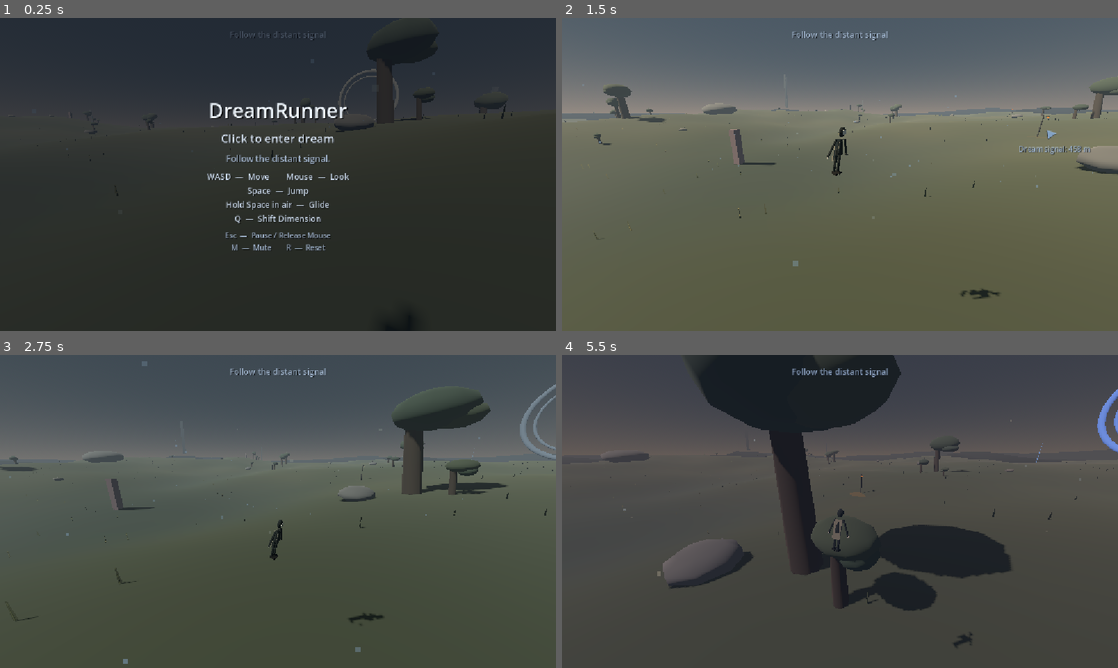
Above: before the commit, frames 1-4 (two rows, left to right).
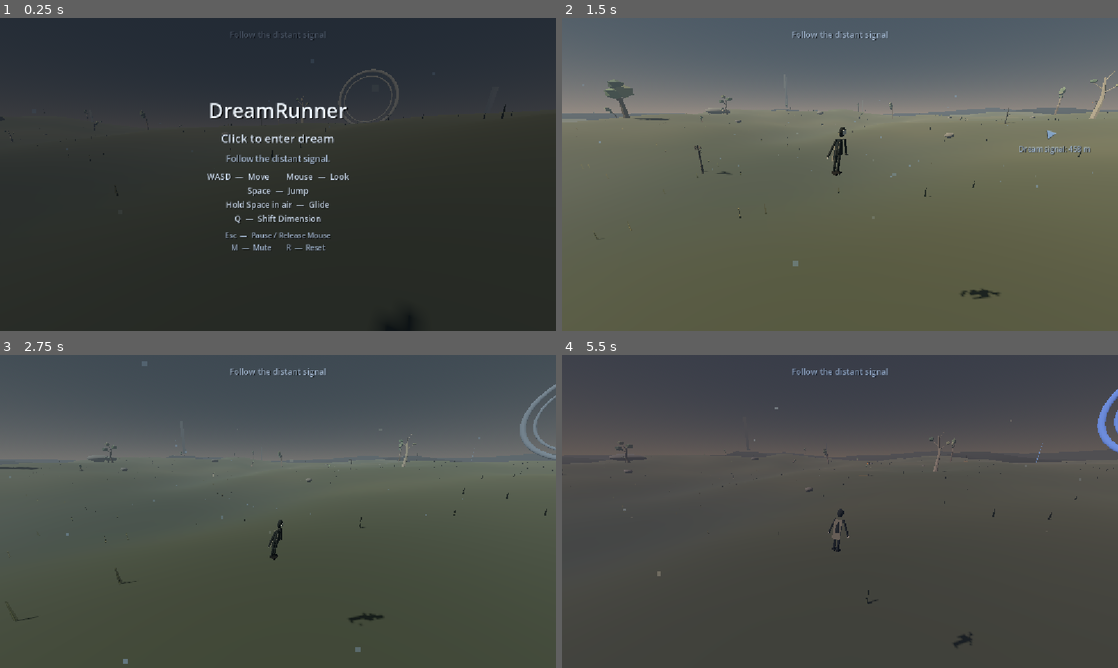
Above: after the commit, the same moments.

Repository: nimanimanima-rgb/DreamRunner
Game: Godot game, scene res://scenes/Game.tscn
Same seed, same stepped clock (60 frames per second), same inputs: the game is played once before the commit and once after it.
Inputs (mouse positions are in pixels of both pictures, inside the frame that each line leads up to):
- Up to frame 1 (0.25 s): no input
- Up to frame 2 (1.5 s): tap Enter at 0.5 s; move the mouse to (962, 158) at 0.52 s; hold D (move_right) 0.53-1.28 s; hold Q (shift_dimension) 0.53-1.28 s; click (962, 158) at 0.67 s; tap Space (jump) at 0.77 s; move the mouse to (812, 174) at 1.27 s; hold W (move_forward) from 1.28 s (still down); tap M at 1.35 s
- Up to frame 3 (2.75 s): keep holding W (move_forward); tap Space (jump) at 1.52 s; move the mouse to (289, 505) at 2.02 s; hold Q (shift_dimension) from 2.03 s (still down)
- Up to frame 4 (5.5 s): keep holding W (move_forward); move the mouse to (834, 517) at 2.77 s; release Q (shift_dimension) at 2.78 s; tap M at 2.85, 4.35 s; click (834, 517) at 2.92 s; tap Space (jump) at 3.02, 3.77, 4.52 s; move the mouse to (878, 514) at 3.52 s; hold Q (shift_dimension) 3.53-4.28 s; move the mouse to (795, 508) at 4.27 s; move the mouse to (845, 511) at 5.02 s; hold Q (shift_dimension) from 5.03 s (still down); click (845, 511) at 5.17 s

The runs differ from the first frame. In frame 1, 0.4% of the frame differs, in the area x 0-91%, y 13-38%; in frame 2, 1.6%; in frame 3, 3.1%; in frame 4, 16%, in the area x 0-82%, y 0-82%.

Commit message:
Add custom low-poly tree kit

Diff:
--- a/scripts/terrain_chunk_manager.gd
+++ b/scripts/terrain_chunk_manager.gd
@@ -87,6 +87,13 @@
 @export_range(0.25, 0.6, 0.01) var large_tree_height_ratio: float = 0.42
 @export_range(0.05, 0.6, 0.01) var giant_tree_chance: float = 0.25
 @export_range(0.0, 0.5, 0.01) var world_tree_chance: float = 0.18
+
+@export_group("Custom Tree Kit")
+@export_file("*.glb") var custom_tree_kit_path: String = (
+	"res://assets/models/trees/dream_tree_kit_01.glb"
+)
+@export_range(0.5, 2.0, 0.05) var custom_tree_scale_multiplier: float = 1.0
+@export_range(0.0, 0.2, 0.01) var custom_tree_scale_variation: float = 0.08
 
 @export_group("Stone Scale Tuning")
 @export_range(40.0, 120.0, 5.0) var min_pillar_height: float = 80.0
@@ -172,6 +179,17 @@
 var giant_pillar_shape: BoxShape3D
 var giant_monolith_shape: BoxShape3D
 
+const CUSTOM_TREE_VARIANT_NAMES: PackedStringArray = [
+	"DRT_Windswept_01_ROOT",
+	"DRT_TallThin_01_ROOT",
+	"DRT_Crooked_01_ROOT",
+	"DRT_DeadSparse_01_ROOT",
+	"DRT_SmallBushy_01_ROOT",
+]
+const PRIMITIVE_TREE_REFERENCE_HEIGHT: float = 5.7
+var custom_tree_kit_template: Node3D
+var custom_tree_variants: Array[Dictionary] = []
+
 var chunk_prop_counts: Dictionary = {}
 var chunk_giant_counts: Dictionary = {}
 var active_prop_count: int = 0
@@ -202,6 +220,12 @@
 
 	animation_time += delta
 	animate_world_life()
+
+
+func _exit_tree() -> void:
+	if custom_tree_kit_template != null:
+		custom_tree_kit_template.free()
+		custom_tree_kit_template = null
 
 
 func create_shared_resources() -> void:
@@ -370,6 +394,67 @@
 
 	giant_monolith_shape = BoxShape3D.new()
 	giant_monolith_shape.size = Vector3(14.0, 90.0, 9.0)
+	load_custom_tree_kit()
+
+
+func load_custom_tree_kit() -> void:
+	custom_tree_variants.clear()
+	if not ResourceLoader.exists(custom_tree_kit_path, "PackedScene"):
+		push_warning("Custom tree kit is unavailable; using primitive trees.")
+		return
+	var tree_kit_scene := ResourceLoader.load(custom_tree_kit_path, "PackedScene") as PackedScene
+	if tree_kit_scene == null:
+		push_warning("Custom tree kit did not load as a PackedScene; using primitive trees.")
+		return
+	custom_tree_kit_template = tree_kit_scene.instantiate() as Node3D
+	if custom_tree_kit_template == null:
+		push_warning("Custom tree kit root is not a Node3D; using primitive trees.")
+		return
+
+	for variant_name in CUSTOM_TREE_VARIANT_NAMES:
+		var variant := custom_tree_kit_template.find_child(variant_name, true, false) as Node3D
+		if variant == null:
+			custom_tree_variants.clear()
+			custom_tree_kit_template.free()
+			custom_tree_kit_template = null
+			push_warning("Custom tree variant %s is missing; using primitive trees." % variant_name)
+			return
+		var bounds := get_tree_variant_vertical_bounds(variant)
+		custom_tree_variants.append({
+			"template": variant,
+			"minimum_y": bounds.x,
+			"height": maxf(bounds.y - bounds.x, 0.01),
+		})
+
+
+func get_tree_variant_vertical_bounds(root: Node3D) -> Vector2:
+	var minimum_y := INF
+	var maximum_y := -INF
+	var pending: Array[Dictionary] = [{
+		"node": root,
+		"transform": Transform3D.IDENTITY,
+	}]
+	while not pending.is_empty():
+		var entry: Dictionary = pending.pop_back()
+		var current := entry["node"] as Node3D
+		var relative_transform: Transform3D = entry["transform"]
+		if current is MeshInstance3D:
+			var mesh_instance := current as MeshInstance3D
+			var mesh_bounds := mesh_instance.get_aabb()
+			for endpoint_index in range(8):
+				var point := relative_transform * mesh_bounds.get_endpoint(endpoint_index)
+				minimum_y = minf(minimum_y, point.y)
+				maximum_y = maxf(maximum_y, point.y)
+		for child in current.get_children():
+			var child_3d := child as Node3D
+			if child_3d != null:
+				pending.append({
+					"node": child_3d,
+					"transform": relative_transform * child_3d.transform,
+				})
+	if not is_finite(minimum_y) or not is_finite(maximum_y):
+		return Vector2(0.0, PRIMITIVE_TREE_REFERENCE_HEIGHT)
+	return Vector2(minimum_y, maximum_y)
 
 
 func create_grass_material(color: Color) -> StandardMaterial3D:
@@ -1777,7 +1862,53 @@
 	# keeps individual trees from becoming stamped copies.
 	tree.rotation.y = random.randf_range(-0.2, 0.2)
 	tree.scale = Vector3.ONE * tree_scale
-
+	var using_custom_tree := create_custom_tree_visual(tree, random)
+	if not using_custom_tree:
+		create_primitive_tree_visual(tree, random)
+	chunk.add_child(tree)
+
+	var collision := CollisionShape3D.new()
+	collision.name = "TreeCollision_%d" % index
+	collision.position = base_position + Vector3(0.0, 1.6 * tree_scale, 0.0)
+	collision.shape = trunk_shape
+	collision.scale = Vector3.ONE * tree_scale
+	chunk.add_child(collision)
+
+
+func create_custom_tree_visual(tree: Node3D, random: RandomNumberGenerator) -> bool:
+	if custom_tree_variants.is_empty():
+		return false
+	var variant_index := random.randi_range(0, custom_tree_variants.size() - 1)
+	var variant_data: Dictionary = custom_tree_variants[variant_index]
+	var template := variant_data["template"] as Node3D
+	var visual := template.duplicate() as Node3D
+	if visual == null:
+		return false
+
+	visual.name = String(template.name)
+	visual.transform = Transform3D.IDENTITY
+	visual.rotation.y = random.randf_range(-PI, PI)
+	var variation := random.randf_range(
+		1.0 - custom_tree_scale_variation,
+		1.0 + custom_tree_scale_variation
+	)
+	var variant_height := float(variant_data["height"])
+	var kit_scale := (
+		PRIMITIVE_TREE_REFERENCE_HEIGHT
+		/ variant_height
+		* custom_tree_scale_multiplier
+		* variation
+	)
+	visual.scale = Vector3.ONE * kit_scale
+	# Normalize every authored variant to its measured lowest mesh point. The
+	# existing tree_ground_embed then provides the same reliable terrain footing
+	# used by the primitive fallback.
+	visual.position.y = -float(variant_data["minimum_y"]) * kit_scale
+	tree.add_child(visual)
+	return true
+
+
+func create_primitive_tree_visual(tree: Node3D, random: RandomNumberGenerator) -> void:
 	var trunk := MeshInstance3D.new()
 	trunk.name = "Trunk"
 	trunk.position = Vector3(0.0, 1.75, 0.0)
@@ -1829,19 +1960,11 @@
 		random.randi_range(0, foliage_materials.size() - 1)
 	]
 	tree.add_child(side_foliage)
-	chunk.add_child(tree)
 	animated_foliage.append({
 		"node": foliage,
 		"phase": random.randf_range(0.0, TAU),
 		"strength": random.randf_range(0.018, 0.045),
 	})
-
-	var collision := CollisionShape3D.new()
-	collision.name = "TreeCollision_%d" % index
-	collision.position = base_position + Vector3(0.0, 1.6 * tree_scale, 0.0)
-	collision.shape = trunk_shape
-	collision.scale = Vector3.ONE * tree_scale
-	chunk.add_child(collision)
 
 
 func get_tree_scale(random: RandomNumberGenerator) -> float:
Binary file added: assets/models/trees/dream_tree_kit_01.glb
Not shown, added: assets/models/trees/dream_tree_kit_01.glb.import
Not shown, added: assets/blender/trees/dream_tree_kit_01.blend
